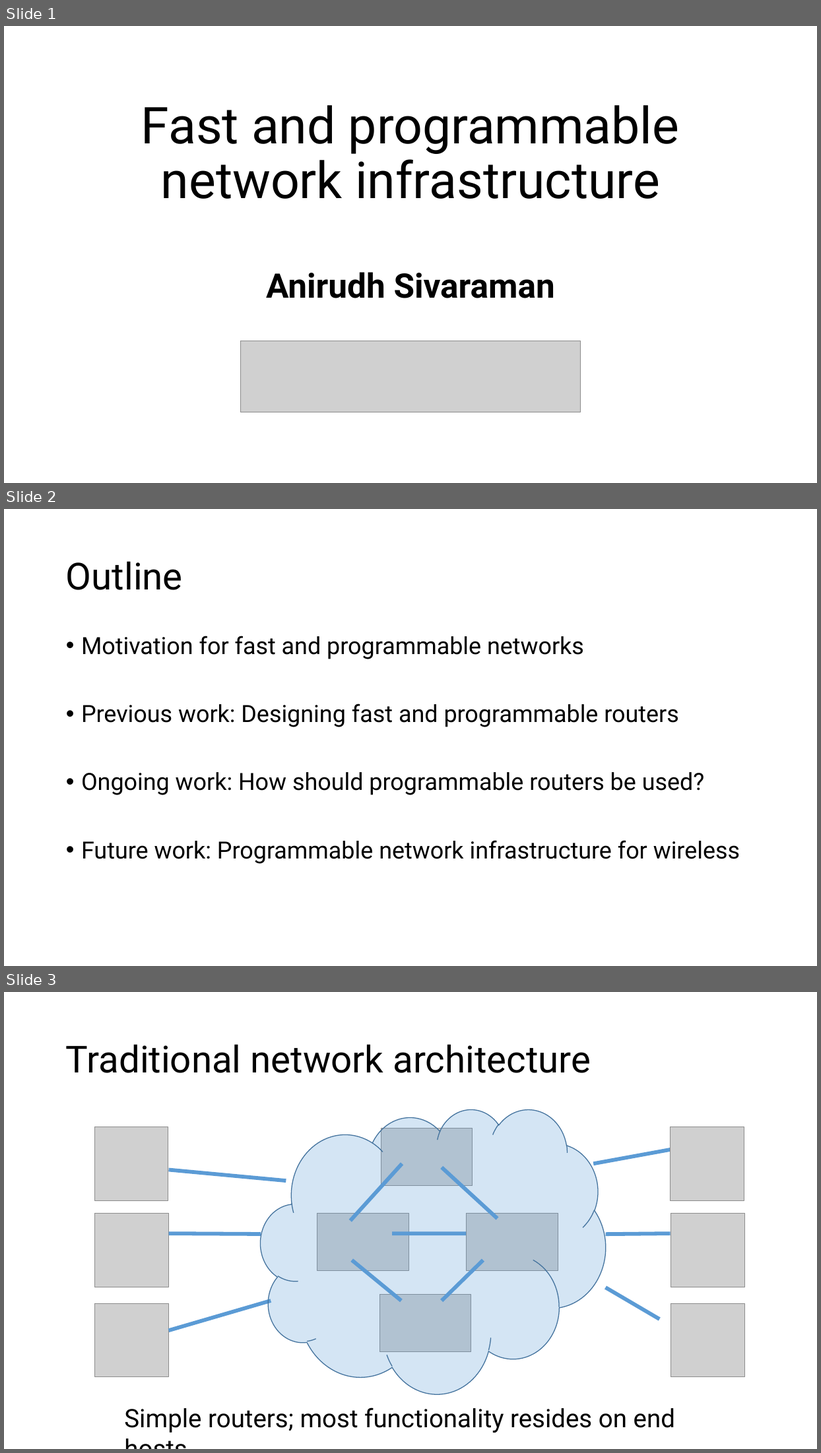
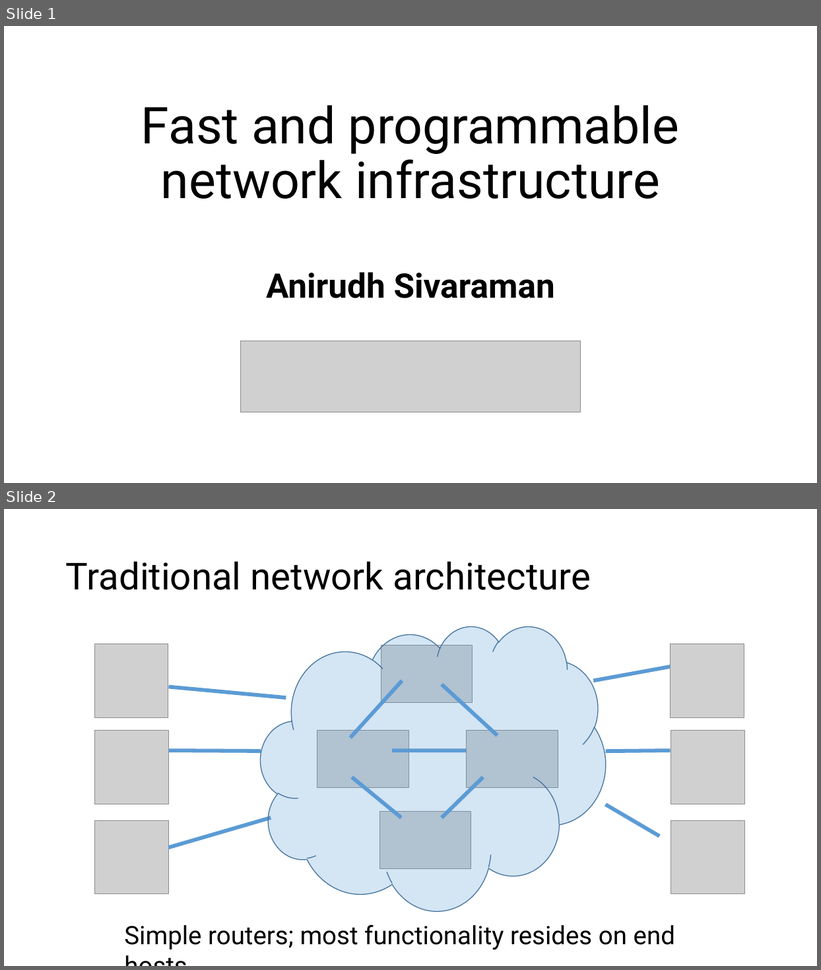
Before and after one commit to anirudhSK/pifo-domino-marple-ppts, a slide deck: nyu_wireless.pptx. Shown one above the other, each under a label of ours: slides 1, 2 and 3 before the commit, slides 1 and 2 after it. The pictures are 821x1453 and 821x970 pixels, drawn with LibreOffice and Linux fonts; fonts in the diff are those of the drawing; grey boxes stand for pictures. Boxes give left, top, right and bottom in pixels: in the first picture for what was removed or moved away, otherwise in the second. Text is boxed around its words. In the diff, an @@ line names an element or a change of style, - is before the commit and + after.

Commit message:
Simplify a bit further

```diff
--- a/nyu_wireless.pptx
+++ b/nyu_wireless.pptx
@@ slide 2 removed at box(4, 509, 817, 966), background #FFFFFF @@
@@ title removed at box(66, 561, 183, 590) @@
-Outline
@@ text removed at box(81, 636, 740, 864) @@
-• Motivation for fast and programmable networks
-• Previous work: Designing fast and programmable routers
-• Ongoing work: How should programmable routers be used?
-• Future work: Programmable network infrastructure for wireless
@@ what was slide 3 is now slide 2 @@
```
